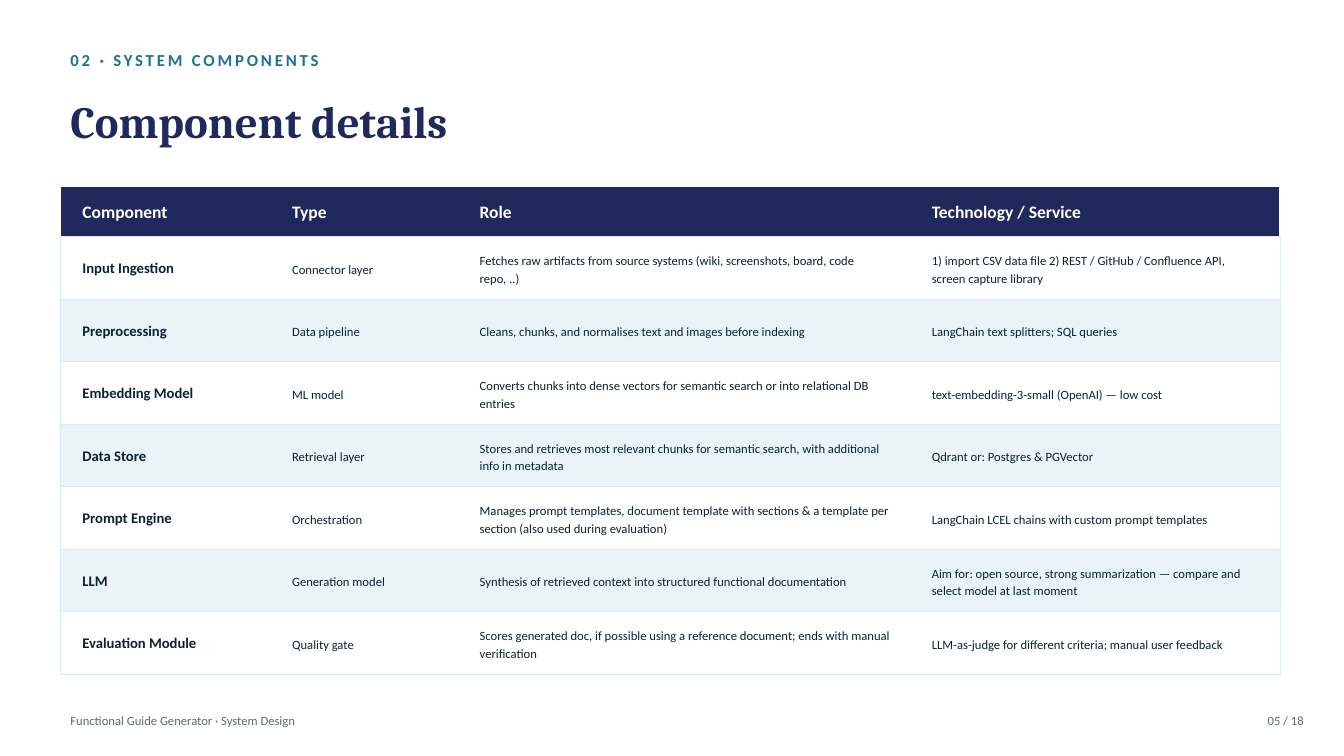
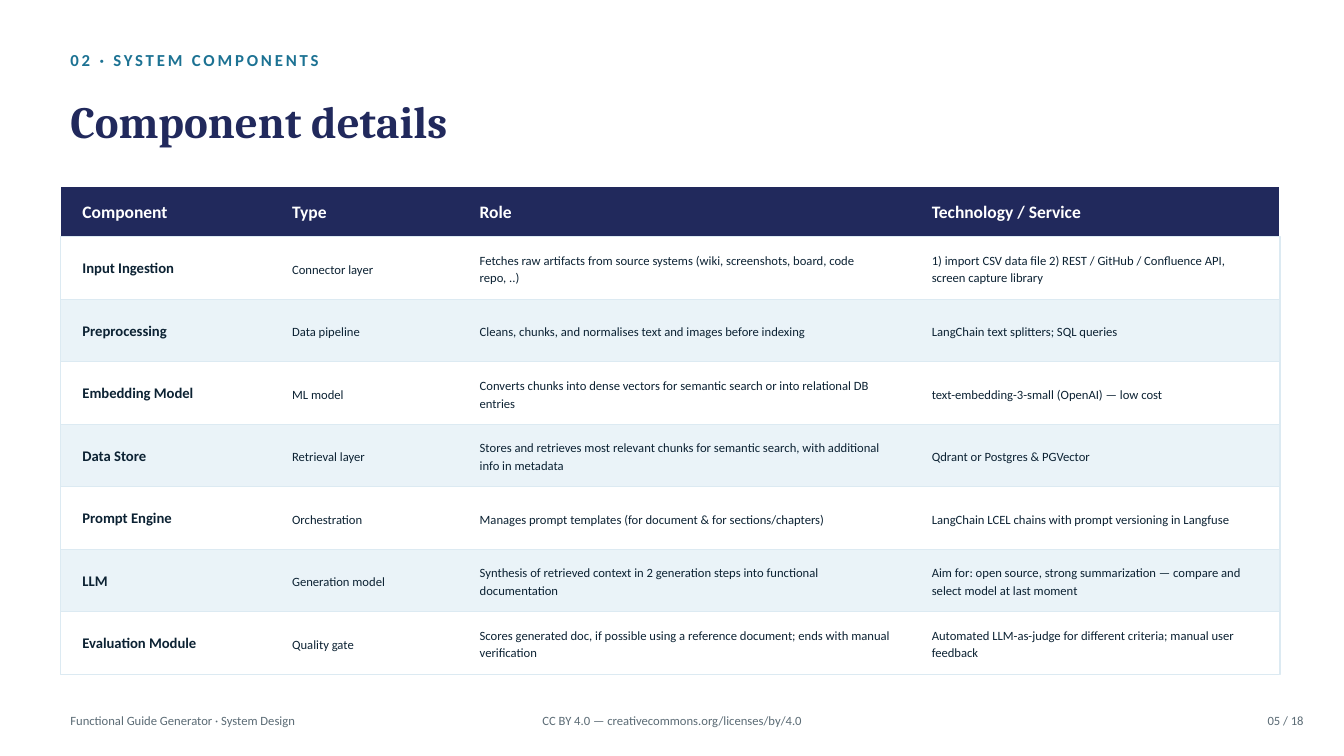
Before and after one commit to fvreys/ai-Functional-guide-generator, a slide deck: slide 5 of docs/Functional_Guide_Generator_System_Design.pptx. Drawn at 1344x756 pixels with LibreOffice and Linux fonts; fonts in the diff are those of the drawing. Boxes give left, top, right and bottom in pixels: in the first picture for what was removed or moved away, otherwise in the second. Text is boxed around its words. In the diff, an @@ line names an element or a change of style, - is before the commit and + after.

Commit message:
System design with slides - v12: Small corrections, including 2-pass generation. Added 2 testdata sets under data. Updated README.md .

```diff
--- a/docs/Functional_Guide_Generator_System_Design.pptx
+++ b/docs/Functional_Guide_Generator_System_Design.pptx
@@ text at <box>932,452,1090,463</box>: text changed @@
-Qdrant or: Postgres & PGVector
+Qdrant or Postgres & PGVector
@@ text at <box>480,515,824,526</box>: text changed @@
-Manages prompt templates, document template with sections & a template per section (also used during evaluation)
+Manages prompt templates (for document & for sections/chapters)
@@ text at <box>932,515,1229,526</box>: text changed @@
-LangChain LCEL chains with custom prompt templates
+LangChain LCEL chains with prompt versioning in Langfuse
@@ text at <box>480,568,819,595</box>: text changed @@
-Synthesis of retrieved context into structured functional documentation
+Synthesis of retrieved context in 2 generation steps into functional documentation
@@ text at <box>932,631,1234,657</box>: text changed @@
-LLM-as-judge for different criteria; manual user feedback
+Automated LLM-as-judge for different criteria; manual user feedback
@@ text added at <box>542,716,801,727</box>, 9 pt, text #5B6B75 @@
+CC BY 4.0 — creativecommons.org/licenses/by/4.0
```
Also in this commit, not shown: 17 other slides changed, 8 other files.
